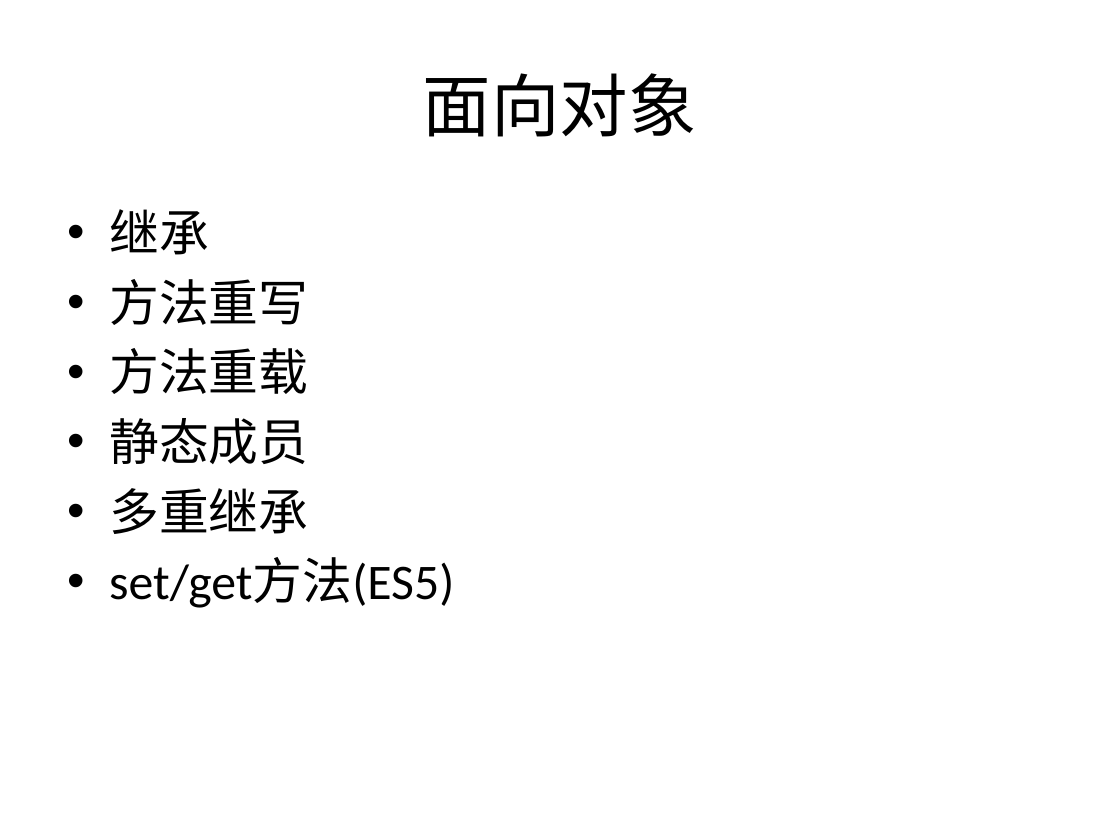
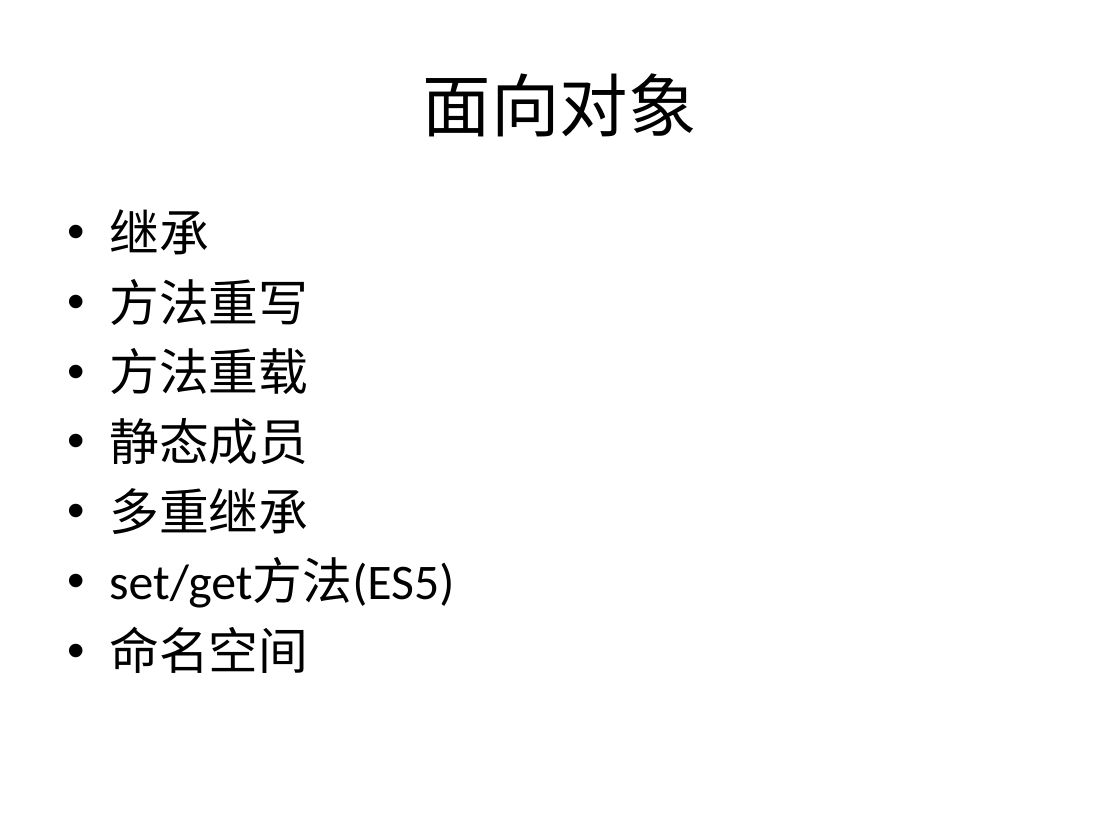
Before and after one commit to plter/HTML5Course20160612, a slide deck: slide 31 of Web前端教学记录.pptx. Drawn at 1120x840 pixels with LibreOffice and Linux fonts; fonts in the diff are those of the drawing. Boxes give left, top, right and bottom in pixels: in the first picture for what was removed or moved away, otherwise in the second. Text is boxed around its words. In the diff, an @@ line names an element or a change of style, - is before the commit and + after.

Commit message:
命名空间

```diff
--- a/Web前端教学记录.pptx
+++ b/Web前端教学记录.pptx
@@ text at bbox=[109, 626, 308, 673]: paragraph added @@
+• 命名空间
```
Also in this commit, not shown: 4 other files.
